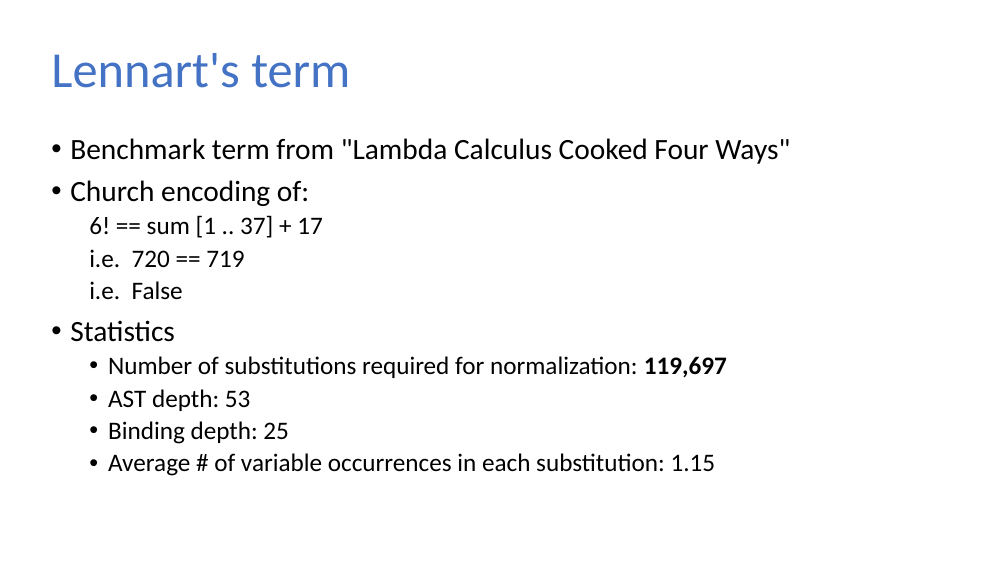
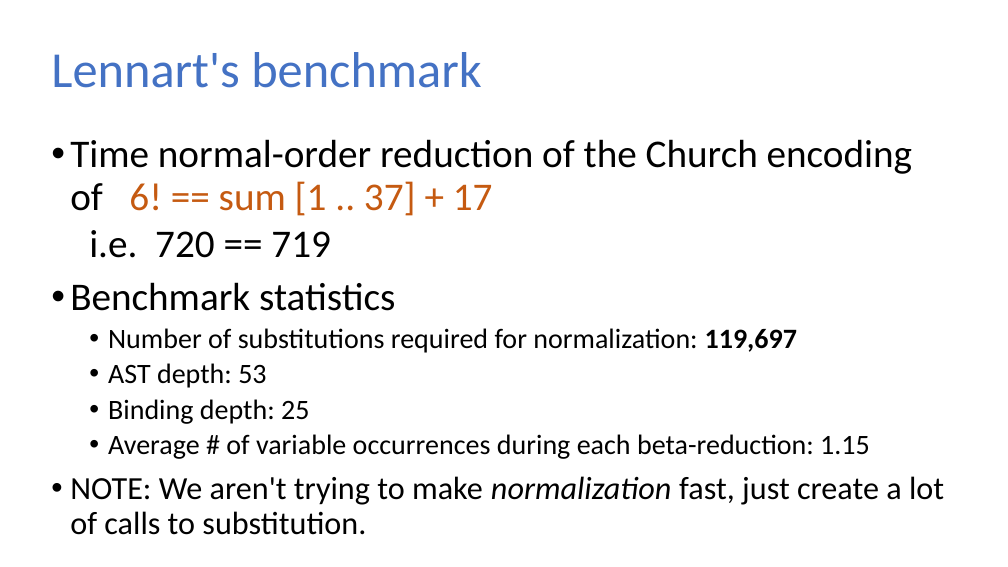
Before and after one commit to sweirich/lambda-n-ways, a slide deck: slide 13 of ifl-2021.pptx (slide 32 before the commit). Drawn at 1008x567 pixels with LibreOffice and Linux fonts; fonts in the diff are those of the drawing. Boxes give left, top, right and bottom in pixels: in the first picture for what was removed or moved away, otherwise in the second. Text is boxed around its words. In the diff, an @@ line names an element or a change of style, - is before the commit and + after.

```diff
--- a/ifl-2021.pptx
+++ b/ifl-2021.pptx
@@ title at [51,52,481,88]: text changed @@
-Lennart's term
+Lennart's benchmark
@@ text at [70,139,912,216]: text changed; size 21 to 28 pt @@
-• Benchmark term from "Lambda Calculus Cooked Four Ways"
-• Church encoding of:
-  6! == sum [1 .. 37] + 17
+• Time normal-order reduction of the Church encoding of 6! == sum [1 .. 37] + 17
@@ text at [89,230,797,424]: size 18 to 28 pt in "i.e. 720 == 719"; size 18 to 20 pt in "Number of substitutions required for normalization: 119,697", "AST depth: 53", "Binding depth: 25" @@
@@ text at [70,282,395,311]: text changed; size 21 to 28 pt @@
-  i.e. False
-• Statistics
+• Benchmark statistics
@@ text at [70,434,944,505]: text changed; size 18 to 23 pt @@
-  • Average # of variable occurrences in each substitution: 1.15
+  • Average # of variable occurrences during each beta-reduction: 1.15
+• NOTE: We aren't trying to make normalization fast, just create a lot of calls to substitution.
```
Also in this commit, not shown: 8 other slides changed, 25 slides added, 1 slide removed, 16 other files.
